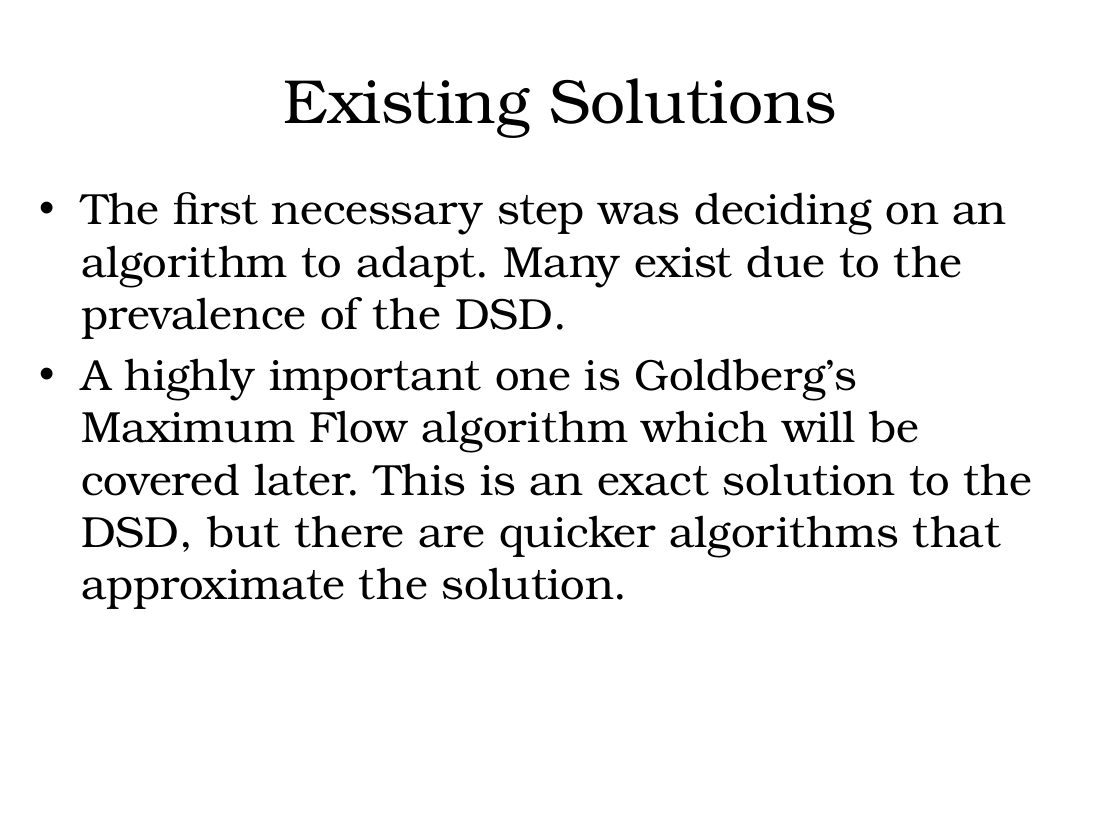
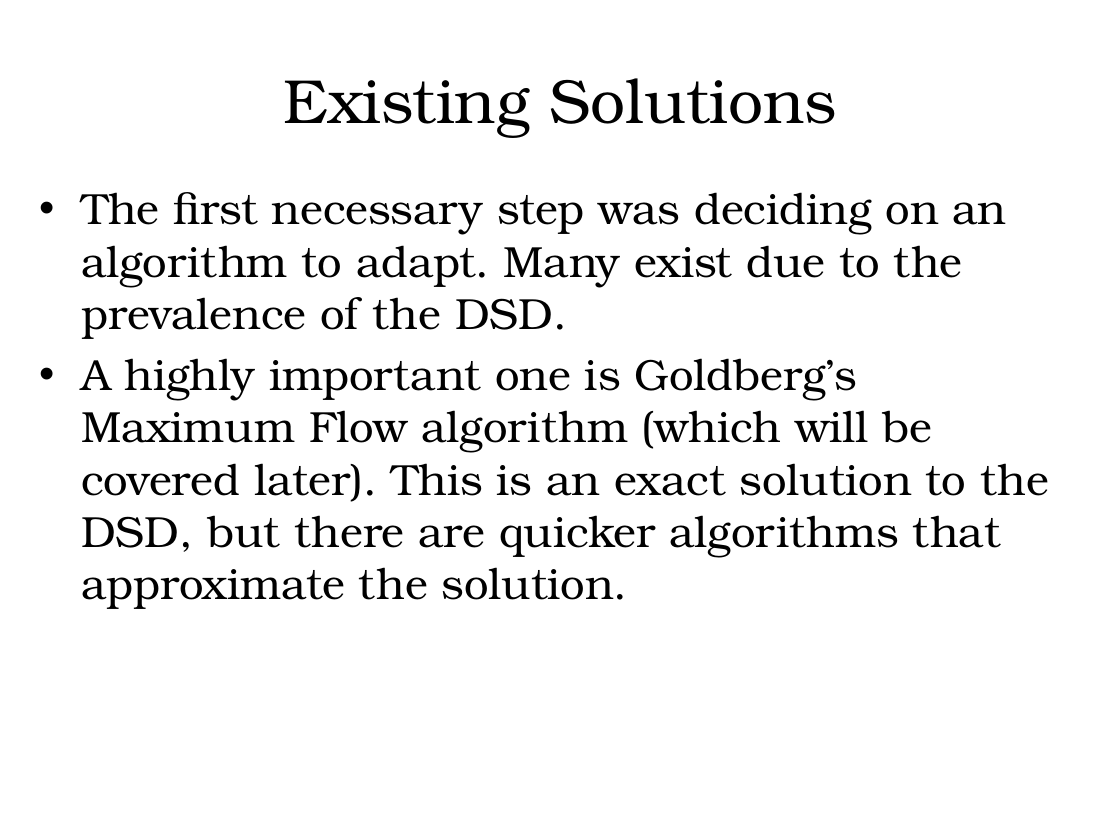
Before and after one commit to hgareau/DensestSubgraphDiscovery, a slide deck: slide 12 of Thesis Defense Presentation.pptx. Drawn at 1120x840 pixels with LibreOffice and Linux fonts; fonts in the diff are those of the drawing; background and template pictures are left out. Boxes give left, top, right and bottom in pixels: in the first picture for what was removed or moved away, otherwise in the second. Text is boxed around its words. In the diff, an @@ line names an element or a change of style, - is before the commit and + after.

```diff
--- a/Thesis Defense Presentation.pptx
+++ b/Thesis Defense Presentation.pptx
@@ text at (81,358,1049,609): text changed @@
-• A highly important one is Goldberg’s Maximum Flow algorithm which will be covered later. This is an exact solution to the DSD, but there are quicker algorithms that approximate the solution.
+• A highly important one is Goldberg’s Maximum Flow algorithm (which will be covered later). This is an exact solution to the DSD, but there are quicker algorithms that approximate the solution.
```
Also in this commit, not shown: 9 other slides changed, 1 slide added, 1 slide removed.
